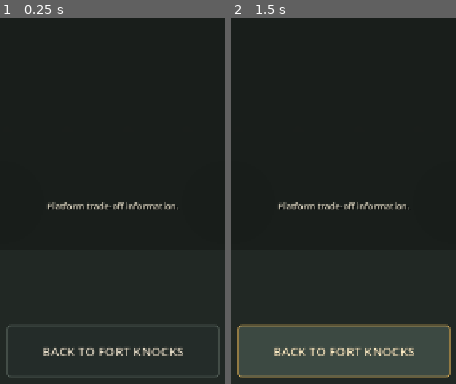
Above: before the commit, frames 1-2 (left to right).
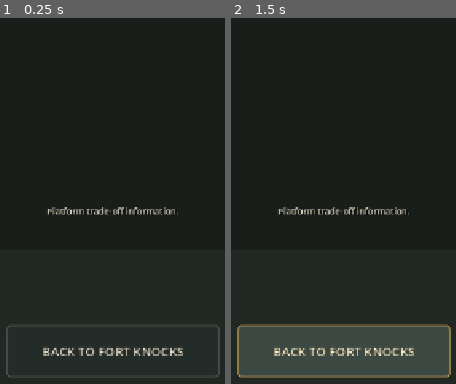
Above: after the commit, the same moments.

Repository: phantompixel-developer/FortKnocks
Game: Godot game, scene res://game/progression/garage_screen.tscn
Same seed, same stepped clock (60 frames per second), same inputs: the game is played once before the commit and once after it. This scene is started directly instead of the project's main scene.
Inputs (mouse positions are % of the whole screen's width and height, from its top left):
- Up to frame 1 (0.25 s): no input
- Up to frame 2 (1.5 s): tap Enter at 0.5 s; move the mouse to (72, 45) at 0.52 s; click (72, 45) at 0.67 s; click "BACK TO FORT KNOCKS" at 1.25 s
The pictures show only the part of the screen within x 25-75%, y 50-100%; the shares and areas given below are measured in that part.

The runs differ from the first frame. In frame 1, 1.2% of the frame differs, in the area x 21-80%, y 50-54%; in frame 2, 1.2%.

Commit message:
ui: make room for fourth platform tier

Diff:
--- a/game/progression/garage_screen.tscn
+++ b/game/progression/garage_screen.tscn
@@ -122,7 +122,7 @@
 [node name="DetailLabel" type="Label" parent="ProgressionCard"]
 layout_mode = 0
 offset_left = 30.0
-offset_top = 426.0
+offset_top = 442.0
 offset_right = 546.0
 offset_bottom = 510.0
 theme_override_font_sizes/font_size = 14
